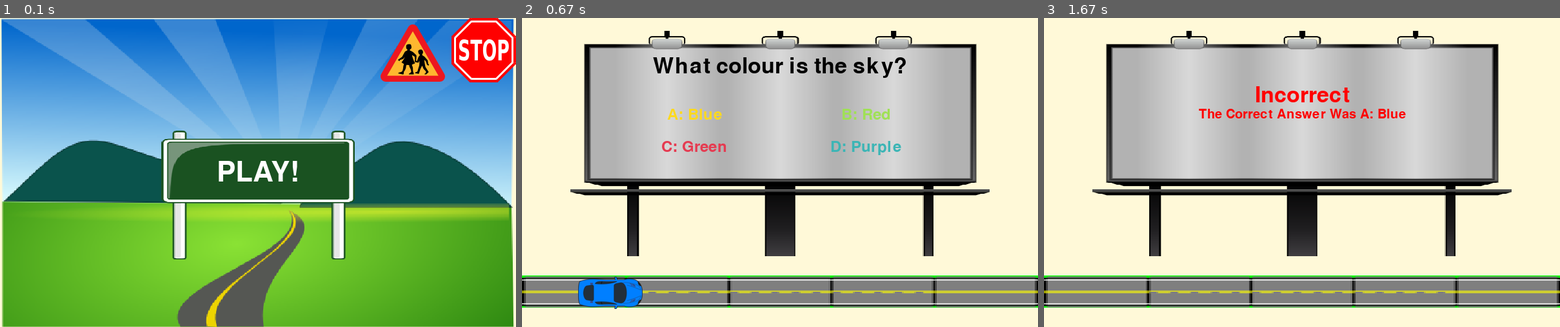
Above: before the commit, frames 1-3 (left to right).
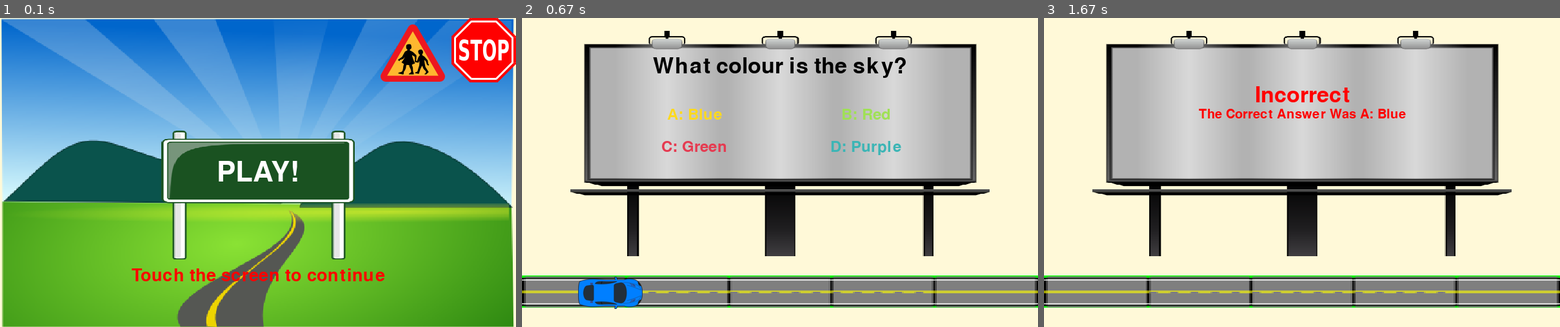
Above: after the commit, the same moments.

Repository: danielchriscarter/PiRight
Game: pygame game, started from home.py
Same seed, same stepped clock (60 frames per second), same inputs: the game is played once before the commit and once after it.
Inputs (mouse positions are in pixels of both pictures, inside the frame that each line leads up to):
- Up to frame 1 (0.1 s): no input
- Up to frame 2 (0.67 s): press the mouse at (780, 166) at 0.37 s; move the mouse to (697, 144) at 0.47 s; release the mouse at (620, 126) at 0.6 s
- Up to frame 3 (1.67 s): hold D 0.67-1.13 s; move the mouse to (1379, 64) at 0.7 s

The runs differ from the first frame. In frame 1, 0.9% of the frame differs, in the area x 25-75%, y 81-86%; in frame 2, nothing differs; in frame 3, nothing differs.

Commit message:
Fixed file management and hidden cursor

Diff:
--- a/home.py
+++ b/home.py
@@ -13,8 +13,8 @@
         self.width = width
         self.height = height
         # Remove third argument to test on non-touchscreen display
-        self.screen = pygame.display.set_mode((self.width, self.height))#, pygame.FULLSCREEN)
-        #pygame.mouse.set_visible(False)
+        self.screen = pygame.display.set_mode((self.width, self.height), pygame.FULLSCREEN)
+        pygame.mouse.set_pos(self.width,self.height)
 
     def Main(self):
 
@@ -61,8 +61,12 @@
                         Window = pygame_output.PygameOutput(self.width, self.height, self.screen, quiz, [24,25,7,8])
                         Window.Main()
 
+                elif event.type == MOUSEBUTTONUP:
+                    pygame.mouse.set_pos(self.width,self.height)
+
             if pygame.font:
                 DisplayText(self.screen, "PLAY!", 64, (255,255,255), x=400, y=240)
+                DisplayText(self.screen, "Touch the screen to continue", 40, (255,0,0), x=400, y=400)
 
             pygame.display.update()
 
--- a/pygame_output.py
+++ b/pygame_output.py
@@ -76,6 +76,9 @@
                     if(name_entered==True):
                         if(DetectCollision(back_btn, pygame.mouse.get_pos())):
                             return
+
+                elif event.type == MOUSEBUTTONUP:
+                    pygame.mouse.set_pos(self.width,self.height)
 
                 #This is all test code - to be removed in final version
                 if event.type == KEYDOWN:
--- a/teacher.py
+++ b/teacher.py
@@ -4,6 +4,7 @@
 from pygame_funcs import *
 import tkinter
 from tkinter import filedialog
+import re
 
 class TeacherMode(pygame.sprite.Sprite):
 
@@ -12,6 +13,7 @@
         self.width = width
         self.height = height
         self.screen = pygame.display.set_mode((self.width, self.height), pygame.NOFRAME)
+        pygame.mouse.set_visible(False)
 
     def Main(self):
         warning = False
@@ -64,21 +66,21 @@
                         if(DetectCollision(import_btn, pygame.mouse.get_pos())):
                             root = tkinter.Tk()
                             root.withdraw()
-                            name = filedialog.askopenfilename(filetypes=[("CSV files","*.csv")],initialdir="/media")
+                            name = re.escape(str(filedialog.askopenfilename(filetypes=[("CSV files","*.csv")],initialdir="/media")))
                             os.system("cp " + name + " ./questions/")
                         elif(DetectCollision(exit_btn, pygame.mouse.get_pos())):
                             return
                         elif(DetectCollision(export_btn, pygame.mouse.get_pos())):
                             root = tkinter.Tk()
                             root.withdraw()
-                            name = filedialog.asksaveasfilename(defaultextension=".csv",initialdir="/media")
+                            name = re.escape(str(filedialog.asksaveasfilename(defaultextension=".csv",initialdir="/media")))
                             os.system("cp ./data/scores.csv " + name)
                         elif(DetectCollision(clear_btn, pygame.mouse.get_pos())):
                             warning = True
                         elif(DetectCollision(set_btn, pygame.mouse.get_pos())):
                             root = tkinter.Tk()
                             root.withdraw()
-                            name = filedialog.askopenfilename(filetypes=[("CSV files","*.csv")],initialdir="./questions")
+                            name = re.escape(str(filedialog.askopenfilename(filetypes=[("CSV files","*.csv")],initialdir="./questions")))
                             os.system("cp " + name + " ./data/questions.csv")
 
                 if pygame.font:
Not shown, changed: README.md
Renamed: timer.py -> old_code/timer.py
Not shown, added: installDependancies.sh
